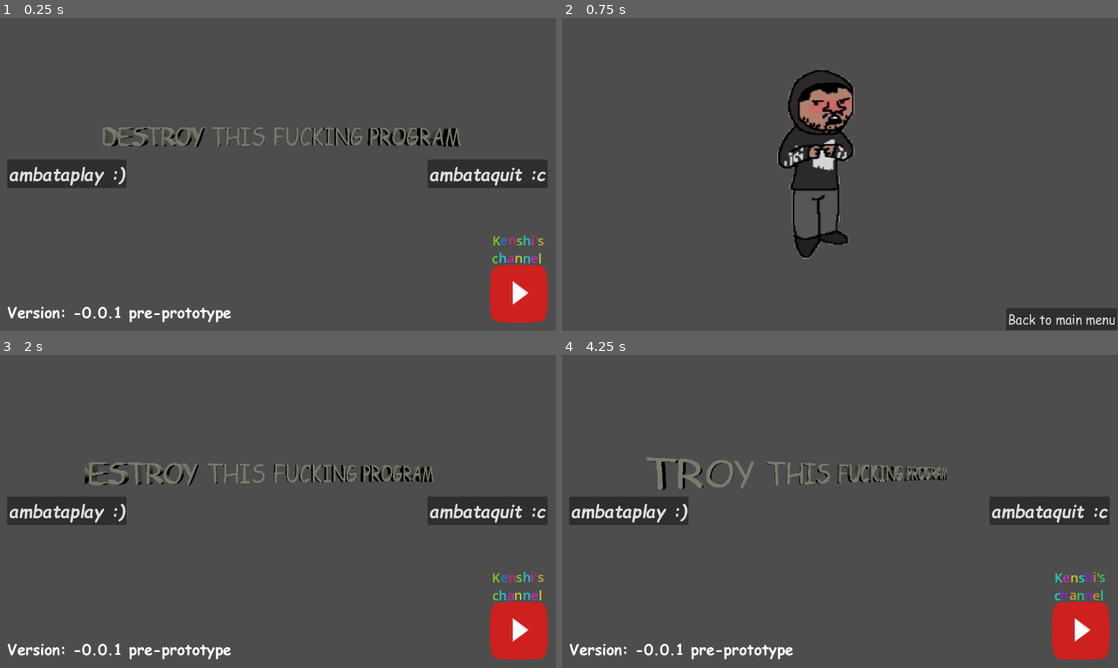
Above: before the commit, frames 1-4 (two rows, left to right).
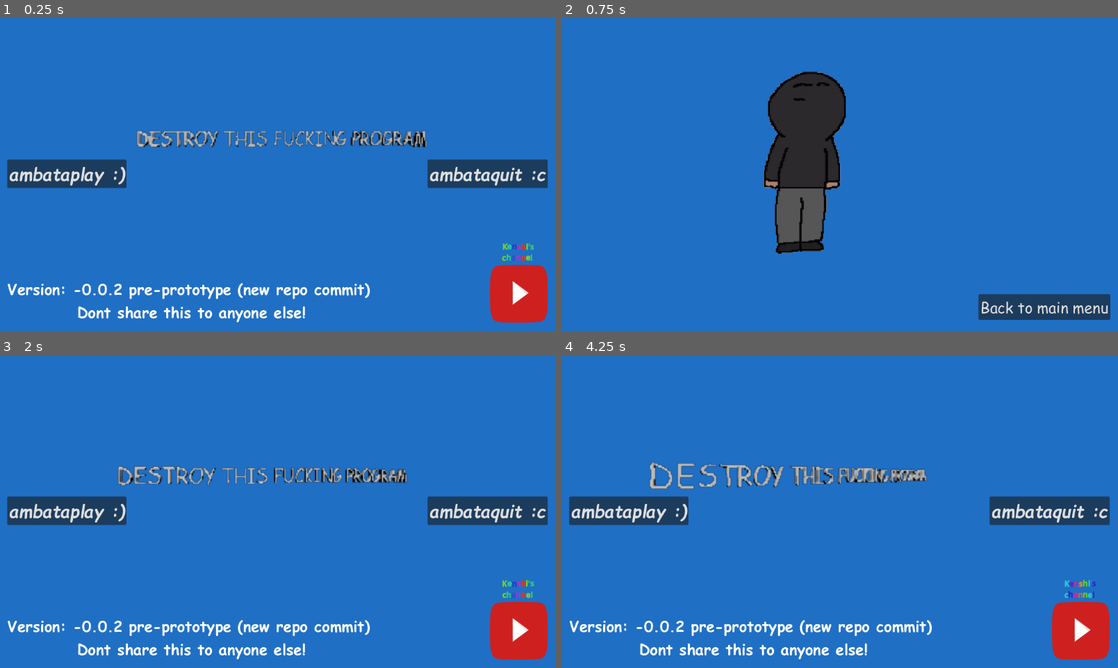
Above: after the commit, the same moments.

Repository: hukultan/-SUPER-Kenshi_RPG
Game: Godot game, scene res://scenes/main.tscn
Two runs of this game, one before a commit and one after it. Both use one fixed random seed, a clock stepped at 60 frames per second and the inputs below. Sound files missing from this copy of the repository are replaced by a short silence.
Inputs:
- Up to frame 1 (0.25 s): no input
- Up to frame 2 (0.75 s): click "ambataplay :)" at 0.5 s
- Up to frame 3 (2 s): click "Back to main menu" at 1.25 s
- Up to frame 4 (4.25 s): hold D (right) 2.03-2.78 s; hold S (down) 2.78-3.53 s; hold D (right) from 3.53 s (still down)

The runs differ from the first frame. In frame 1, 97% of the frame differs, in the area x 0-100%, y 0-100%; in frame 2, 97%; in frame 3, 97%; in frame 4, 97%.

Commit message:
movement/documentation/and more

Diff:
--- /dev/null
+++ b/default_bus_layout.tres
@@ -0,0 +1,15 @@
+[gd_resource type="AudioBusLayout" format=3 uid="uid://cn05xleo74wuk"]
+
+[resource]
+bus/1/name = &"SFX"
+bus/1/solo = false
+bus/1/mute = false
+bus/1/bypass_fx = false
+bus/1/volume_db = -1.71701
+bus/1/send = &"Master"
+bus/2/name = &"Music"
+bus/2/solo = false
+bus/2/mute = false
+bus/2/bypass_fx = false
+bus/2/volume_db = 0.0
+bus/2/send = &"Master"
--- a/project.godot
+++ b/project.godot
@@ -24,6 +24,8 @@
 [display]
 
 window/stretch/mode="viewport"
+mouse_cursor/custom_image="uid://buy04n83arvup"
+mouse_cursor/custom_image_hotspot=Vector2(0.9, 0)
 
 [input]
 
--- a/scenes/kenshi.tscn
+++ b/scenes/kenshi.tscn
@@ -1,10 +1,11 @@
-[gd_scene load_steps=14 format=3 uid="uid://dmftsli26rx26"]
+[gd_scene load_steps=20 format=3 uid="uid://dmftsli26rx26"]
 
 [ext_resource type="Script" uid="uid://dv7ib8l75nil3" path="res://scripts/object/player/physics/kenshi.gd" id="1_5cfjx"]
 [ext_resource type="Texture2D" uid="uid://81lhgql8nx6" path="res://textures/ken_sheet_move.png" id="2_5cfjx"]
 [ext_resource type="Texture2D" uid="uid://dia3ydu0ru7h1" path="res://textures/ken_sheet_random.png" id="2_yvivp"]
 [ext_resource type="Script" uid="uid://bfwg8qqc340av" path="res://scripts/object/player_state_machine.gd" id="3_2xhpg"]
 [ext_resource type="Script" uid="uid://cv0lw5tg7vkei" path="res://scripts/object/player/states/state_idle.gd" id="4_b1bl1"]
+[ext_resource type="Script" uid="uid://dqieegq77s0e4" path="res://scripts/object/player/states/state_walk.gd" id="6_fcgth"]
 
 [sub_resource type="CircleShape2D" id="CircleShape2D_ru3cj"]
 radius = 57.0351
@@ -13,13 +14,17 @@
 atlas = ExtResource("2_yvivp")
 region = Rect2(191, 704, 459, 667)
 
-[sub_resource type="AtlasTexture" id="AtlasTexture_5cfjx"]
+[sub_resource type="AtlasTexture" id="AtlasTexture_0j4lo"]
 atlas = ExtResource("2_5cfjx")
-region = Rect2(0, 0, 657, 652)
+region = Rect2(0, 1326, 676, 663)
 
-[sub_resource type="AtlasTexture" id="AtlasTexture_2xhpg"]
+[sub_resource type="AtlasTexture" id="AtlasTexture_qk6gb"]
 atlas = ExtResource("2_5cfjx")
-region = Rect2(657, 0, 657, 652)
+region = Rect2(0, 0, 676, 663)
+
+[sub_resource type="AtlasTexture" id="AtlasTexture_x8ii1"]
+atlas = ExtResource("2_5cfjx")
+region = Rect2(676, 663, 676, 663)
 
 [sub_resource type="AtlasTexture" id="AtlasTexture_b1bl1"]
 atlas = ExtResource("2_5cfjx")
@@ -33,6 +38,22 @@
 atlas = ExtResource("2_5cfjx")
 region = Rect2(676, 1360, 676, 680)
 
+[sub_resource type="AtlasTexture" id="AtlasTexture_5cfjx"]
+atlas = ExtResource("2_5cfjx")
+region = Rect2(0, 0, 657, 652)
+
+[sub_resource type="AtlasTexture" id="AtlasTexture_2xhpg"]
+atlas = ExtResource("2_5cfjx")
+region = Rect2(657, 0, 657, 652)
+
+[sub_resource type="AtlasTexture" id="AtlasTexture_qq508"]
+atlas = ExtResource("2_5cfjx")
+region = Rect2(1352, 0, 676, 680)
+
+[sub_resource type="AtlasTexture" id="AtlasTexture_enhex"]
+atlas = ExtResource("2_5cfjx")
+region = Rect2(1352, 680, 676, 680)
+
 [sub_resource type="SpriteFrames" id="SpriteFrames_b1bl1"]
 animations = [{
 "frames": [{
@@ -43,20 +64,28 @@
 "name": &"blush_down",
 "speed": 5.0
 }, {
-"frames": [],
+"frames": [{
+"duration": 1.0,
+"texture": SubResource("AtlasTexture_0j4lo")
+}],
 "loop": true,
-"name": &"idle",
+"name": &"idle_down",
 "speed": 5.0
 }, {
 "frames": [{
 "duration": 1.0,
-"texture": SubResource("AtlasTexture_5cfjx")
-}, {
-"duration": 1.0,
-"texture": SubResource("AtlasTexture_2xhpg")
+"texture": SubResource("AtlasTexture_qk6gb")
 }],
 "loop": true,
-"name": &"walk_down",
+"name": &"idle_side",
+"speed": 5.0
+}, {
+"frames": [{
+"duration": 1.0,
+"texture": SubResource("AtlasTexture_x8ii1")
+}],
+"loop": true,
+"name": &"idle_up",
 "speed": 5.0
 }, {
 "frames": [{
@@ -68,6 +97,28 @@
 }, {
 "duration": 1.0,
 "texture": SubResource("AtlasTexture_fcgth")
+}],
+"loop": true,
+"name": &"walk_down",
+"speed": 5.0
+}, {
+"frames": [{
+"duration": 1.0,
+"texture": SubResource("AtlasTexture_5cfjx")
+}, {
+"duration": 1.0,
+"texture": SubResource("AtlasTexture_2xhpg")
+}],
+"loop": true,
+"name": &"walk_side",
+"speed": 5.0
+}, {
+"frames": [{
+"duration": 1.0,
+"texture": SubResource("AtlasTexture_qq508")
+}, {
+"duration": 1.0,
+"texture": SubResource("AtlasTexture_enhex")
 }],
 "loop": true,
 "name": &"walk_up",
@@ -82,14 +133,19 @@
 shape = SubResource("CircleShape2D_ru3cj")
 
 [node name="AnimatedSprite2D" type="AnimatedSprite2D" parent="."]
+texture_filter = 1
 scale = Vector2(0.839999, 0.68)
 sprite_frames = SubResource("SpriteFrames_b1bl1")
-animation = &"blush_down"
+animation = &"idle_down"
 
 [node name="StateMachine" type="Node" parent="."]
 script = ExtResource("3_2xhpg")
 
 [node name="Idle" type="Node" parent="StateMachine"]
+unique_name_in_owner = true
 script = ExtResource("4_b1bl1")
 
 [node name="Walk" type="Node" parent="StateMachine"]
+unique_name_in_owner = true
+script = ExtResource("6_fcgth")
+move_speed = 120.0
--- a/scenes/main.tscn
+++ b/scenes/main.tscn
@@ -7,6 +7,7 @@
 [ext_resource type="Script" uid="uid://b7mjykrmg1o0u" path="res://scripts/ui/control.gd" id="5_trceg"]
 [ext_resource type="FontFile" uid="uid://ciapw41rsqeok" path="res://resources/font/COMICZ.TTF" id="6_a8y0u"]
 [ext_resource type="Texture2D" uid="uid://gmos3clovqoi" path="res://textures/yt_logo_tex.png" id="7_jkv2x"]
+[ext_resource type="Texture2D" uid="uid://0jlaxi5nwsuc" path="res://textures/yt_logo_focus_tex.png" id="8_choun"]
 [ext_resource type="FontFile" uid="uid://cxs7cd6vuqdpq" path="res://resources/font/COMICBD.TTF" id="8_jbj1t"]
 [ext_resource type="AudioStream" uid="uid://7viarjhqu3d2" path="res://resources/audio/quit.ogg" id="9_muem4"]
 
@@ -17,6 +18,11 @@
 
 [node name="Game" type="Node2D"]
 script = ExtResource("1_85g3d")
+
+[node name="BackgroundColor" type="ColorRect" parent="."]
+offset_right = 1154.0
+offset_bottom = 665.0
+color = Color(0.121724, 0.436328, 0.77108, 1)
 
 [node name="kenshi" parent="." instance=ExtResource("2_choun")]
 unique_name_in_owner = true
@@ -31,28 +37,36 @@
 script = ExtResource("4_eb6dy")
 
 [node name="SubViewportContainer" type="SubViewportContainer" parent="Node3D"]
-offset_left = 176.0
-offset_top = 6.0
-offset_right = 1022.0
-offset_bottom = 403.0
-scale = Vector2(1, 1.2)
+texture_filter = 1
+anchors_preset = -1
+anchor_left = 0.153
+anchor_top = 0.042
+anchor_right = 0.887
+anchor_bottom = 0.744
+offset_left = -16.256
+offset_top = -21.216
+offset_right = -8.82404
+offset_bottom = -78.112
+scale = Vector2(1.017, 1.22)
 mouse_filter = 2
 stretch = true
 
 [node name="SubViewport" type="SubViewport" parent="Node3D/SubViewportContainer"]
 transparent_bg = true
 handle_input_locally = false
-size = Vector2i(846, 397)
+scaling_3d_scale = 0.37
+anisotropic_filtering_level = 0
+size = Vector2i(853, 398)
 render_target_update_mode = 4
 
 [node name="Camera3D" type="Camera3D" parent="Node3D/SubViewportContainer/SubViewport"]
-transform = Transform3D(1, 0, 0, 0, 1, 0, 0, 0, 1, 0, 0, 1.80018)
+transform = Transform3D(1, 0, 0, 0, 1, 0, 0, 0, 1, 0, 0, 2.8056)
 cull_mask = 1047553
-fov = 60.7861
+fov = 50.3944
 
 [node name="DirectionalLight3D" type="DirectionalLight3D" parent="Node3D"]
 transform = Transform3D(-0.866023, -0.433016, 0.250001, 0.45402, -0.471577, 0.755964, -0.20945, 0.768188, 0.604995, 1.13113, 3.7494, 0)
-light_color = Color(0.999735, 1, 0.90019, 1)
+light_energy = 2.548
 light_cull_mask = 4294966273
 sky_mode = 1
 
@@ -97,46 +111,57 @@
 size_flags_horizontal = 8
 size_flags_vertical = 8
 texture_normal = ExtResource("7_jkv2x")
+texture_hover = ExtResource("8_choun")
 
 [node name="RichTextLabel" type="RichTextLabel" parent="Control/MarginContainer/TextureButton"]
-layout_mode = 0
-offset_left = 5.0
-offset_top = -69.0
-offset_right = 116.0
-offset_bottom = 5.0
-theme_override_font_sizes/normal_font_size = 27
+layout_mode = 1
+anchors_preset = -1
+anchor_left = 0.158
+anchor_top = -0.281
+anchor_right = 0.815
+offset_left = 6.04
+offset_top = -15.28
+offset_right = -4.8
+offset_bottom = -3.0
 bbcode_enabled = true
-text = "[shake][rainbow]Kenshi's channel[/rainbow][/shake]"
+text = "[b][shake][rainbow]Kenshi's channel[/rainbow][/shake][b]"
 fit_content = true
 scroll_active = false
 
-[node name="Label" type="Label" parent="Control/MarginContainer"]
+[node name="VersionText" type="Label" parent="Control/MarginContainer"]
 texture_filter = 1
 layout_mode = 2
 size_flags_horizontal = 0
 size_flags_vertical = 8
 theme_override_fonts/font = ExtResource("8_jbj1t")
 theme_override_font_sizes/font_size = 31
-text = "Version: -0.0.1 pre-prototype"
+text = "Version: -0.0.2 pre-prototype (new repo commit)
+Dont share this to anyone else!"
 horizontal_alignment = 1
 
 [node name="QuitAudio" type="AudioStreamPlayer" parent="Control"]
 stream = ExtResource("9_muem4")
+pitch_scale = 0.97
+bus = &"SFX"
 
 [node name="BackMenuButton" type="Button" parent="Control"]
 visible = false
-texture_filter = 1
 layout_mode = 2
 anchor_left = 1.0
 anchor_top = 1.0
 anchor_right = 1.0
 anchor_bottom = 1.0
-offset_left = -230.0
-offset_top = -45.0
+offset_left = -244.0
+offset_top = -66.0
+offset_right = -14.0
+offset_bottom = -21.0
 grow_horizontal = 0
 grow_vertical = 0
+theme_override_colors/font_hover_pressed_color = Color(0.588235, 0, 0, 1)
+theme_override_colors/font_hover_color = Color(0.909804, 0, 0, 1)
+theme_override_colors/icon_pressed_color = Color(0.588235, 0, 0, 1)
 theme_override_fonts/font = ExtResource("3_ya4ey")
-theme_override_font_sizes/font_size = 26
+theme_override_font_sizes/font_size = 31
 text = "Back to main menu"
 
 [connection signal="pressed" from="Control/MarginContainer/PlayButton" to="Control" method="_on_play_button_pressed"]
--- a/scripts/object/mainn.gd
+++ b/scripts/object/mainn.gd
@@ -1,8 +1,13 @@
 extends Node2D
 
+## wanna dissable that annoying pop up at execution of the program?
+@export var funi_alert: bool = true
 
 func _ready() -> void:
 	# Do the pop-up alert window
 	# Why? I dont freakyng know
-	OS.alert("👅👅👅👅👅👅👅👅👅👅👅👅👅👅👅👅👅👅👅", "Freak detected!")
+	if funi_alert:
+		if OS.is_debug_build(): OS.alert( \
+		"you testing huh?, good luck testing and debugging this", "Developer detected")
+		else: OS.alert("👅👅👅👅👅👅👅👅👅👅👅👅👅👅👅👅👅👅👅", "Freak detected!")
 	pass
--- a/scripts/object/player/physics/kenshi.gd
+++ b/scripts/object/player/physics/kenshi.gd
@@ -26,11 +26,14 @@
 
 
 func set_direction() -> bool:
+	# The direction starts at Vector2.DOWN
 	var new_dir: Vector2 = cardinal_dir
-	if direction == Vector2.ZERO:
+	if direction == Vector2.DOWN:
 		return false
+	# Look left and right based on scale
 	if direction.y == 0:
 		new_dir = Vector2.LEFT if direction.x < 0 else Vector2.RIGHT
+	#
 	elif direction.x == 0:
 		new_dir = Vector2.UP if direction.y > 0 else Vector2.DOWN
 	if new_dir == cardinal_dir:
@@ -40,6 +43,9 @@
 	return true
 
 func update_animation(state: String) -> void:
+	# Get the name of the animation with a direction
+	# To make the animations work, you have to create them from a \
+	# sprite sheet and name it one of the directions
 	animated_sprite.play(state + "_" + anim_direction())
 	pass
 
--- a/scripts/object/player/states/state_idle.gd
+++ b/scripts/object/player/states/state_idle.gd
@@ -1,15 +1,18 @@
 class_name State_Idle
 extends State
 
+@onready var walk: State_Walk = %Walk
 
 func _enter() -> void:
-	player_ref.update_animation("blush")
+	player_ref.update_animation("idle")
 	pass
 
 func _exit() -> void:
 	pass
 
 func process_frame(_delta: float) -> State:
+	if player_ref.direction != Vector2.ZERO: return walk
+	player_ref.velocity = Vector2.ZERO
 	return null
 
 func process_physics(_delta: float) -> State:
--- /dev/null
+++ b/scripts/object/player/states/state_walk.gd
@@ -0,0 +1,24 @@
+class_name State_Walk
+extends State
+
+@export var move_speed: float = 150.0
+@onready var idle: State_Idle = %Idle
+
+func _enter() -> void:
+	player_ref.update_animation("walk")
+	pass
+
+func _exit() -> void:
+	pass
+
+func process_frame(_delta: float) -> State:
+	if player_ref.direction == Vector2.ZERO: return idle
+	player_ref.velocity = player_ref.direction * move_speed
+	if player_ref.set_direction(): player_ref.update_animation("walk")
+	return null
+
+func process_physics(_delta: float) -> State:
+	return null
+
+func _handle_input(_event: InputEvent) -> State:
+	return null
--- a/scripts/ui/control.gd
+++ b/scripts/ui/control.gd
@@ -4,10 +4,11 @@
 @onready var node_3d: Node3D = %Node3D
 @onready var margin_container: MarginContainer = $MarginContainer
 @onready var kenshi: Player = %kenshi
+@onready var back_menu_button: Button = $BackMenuButton
 
 # Called when the node enters the scene tree for the first time.
 func _ready() -> void:
-	pass # Replace with function body.
+	pass
 
 
 func _on_play_button_pressed() -> void:
@@ -18,7 +19,7 @@
 	node_3d.hide()
 	node_3d.process_mode = node_3d.PROCESS_MODE_DISABLED
 	# Show hidden things
-	if $BackMenuButton.hidden: $BackMenuButton.show()
+	if back_menu_button.hidden: back_menu_button.show()
 	if kenshi.hidden: kenshi.show()
 	# I dont know why i wrote this but it ties the entire project
 	# If you delete the entire thing will become unplayable and it will ruin your /
@@ -27,16 +28,16 @@
 
 func _on_quit_button_pressed() -> void:
 	# Play the quit sequence also the audio yeah i forgor
-	$QuitAudio.play()
+
 	# stop everything to process so youy cant escape the impending doom
 	node_3d.process_mode = node_3d.PROCESS_MODE_DISABLED
 	margin_container.process_mode = margin_container.PROCESS_MODE_DISABLED
 	# When the aduio finishes it will do some funny stuff
-	await $QuitAudio.finished
+
 	# funny link that opens your broser automatically
-	OS.shell_open("https://www.youtube.com/watch?v=dQw4w9WgXcQ")
+	OS.shell_open("https://www.youtube.com/watch?v=X2WH8mHJnhM&list=RDX2WH8mHJnhM")
 	# free robucks 100% true not fake wont close the program trust bro
-	get_tree().quit()
+	Quit.quit()
 
 func _on_texture_button_pressed() -> void:
 	# Send the poor soul who touches this button to hell
@@ -45,7 +46,7 @@
 func _on_back_menu_button_pressed() -> void:
 	# Hide previusly shown things to not break the main menu
 	kenshi.hide()
-	$BackMenuButton.hide()
+	back_menu_button.hide()
 	# Show and process again hidden stuff
 	if margin_container.hidden: margin_container.show()
 	node_3d.process_mode = node_3d.PROCESS_MODE_INHERIT
--- a/scripts/ui/text_rotate.gd
+++ b/scripts/ui/text_rotate.gd
@@ -3,5 +3,6 @@
 
 func _process(delta: float) -> void:
 	# Rotate the model every frame to get that kool effect
-	self.rotate_y(0.16 * delta)
+	await get_tree().physics_frame
+	self.rotate_y(0.20 * delta)
 	pass
--- a/scripts/utility/quit.gd
+++ b/scripts/utility/quit.gd
@@ -2,8 +2,13 @@
 
 
 func quit() -> void:
+	# Closes the program
 	get_tree().quit(0)
 
 func _input(event: InputEvent) -> void:
-	if event.is_action_pressed("ui_cancel"):
+	# Closes the game by being called from a key press
+	if event.is_action_pressed("ui_cancel") and OS.is_debug_build():
+		# Quits by pressing the Escape key
 		quit()
+		# Makes life easier and mkaes you not hear my annoying voice \
+		# everytime you want to quit the program at testing state
Not shown: 1 places in scenes/main.tscn that only renumber resources
Not shown, added: scripts/object/player/states/state_walk.gd.uid
Binary file added: textures/hmmmhot.png
Not shown, added: textures/hmmmhot.png.import
Binary file added: textures/yt_logo_focus_tex.png
Not shown, added: textures/yt_logo_focus_tex.png.import
